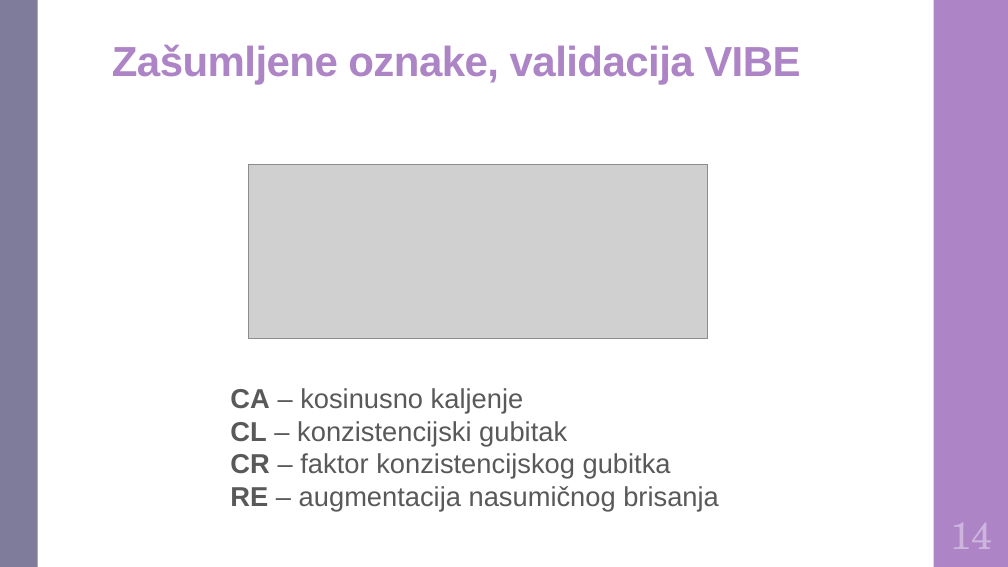
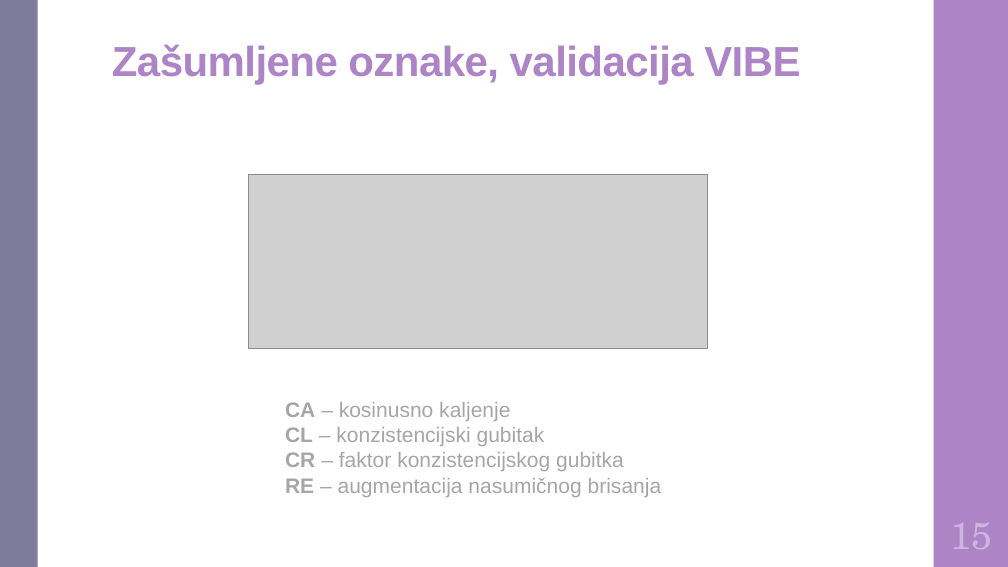
Before and after one commit to DomJamb/Diplomski-Rad-Doku, a slide deck: slide 19 of Prezentacija/Varijacijsko učenje na zašumljenim oznakama.pptx (slide 17 before the commit). Drawn at 1008x567 pixels with LibreOffice and Linux fonts; fonts in the diff are those of the drawing; grey boxes stand for pictures. Boxes give left, top, right and bottom in pixels: in the first picture for what was removed or moved away, otherwise in the second. Text is boxed around its words. In the diff, an @@ line names an element or a change of style, - is before the commit and + after.

```diff
--- a/Prezentacija/Varijacijsko učenje na zašumljenim oznakama.pptx
+++ b/Prezentacija/Varijacijsko učenje na zašumljenim oznakama.pptx
@@ picture: place and size @@
-picture at (249, 164, 708, 338)
+picture at (249, 175, 708, 349)
@@ text "CA – kosinusno kaljenje": place and size @@
-text "CA – kosinusno kaljenje" at (230, 388, 719, 511)
+text "CA – kosinusno kaljenje" at (285, 402, 662, 497)
@@ text "CA – kosinusno kaljenje" at (285, 402, 662, 497): size 26 to 20 pt, text colour #595959 to #A6A6A6 @@
@@ text at (950, 523, 992, 549): text changed @@
-14
+15
```
Also in this commit, not shown: 14 other slides changed, 2 slides added, 1 other file.
